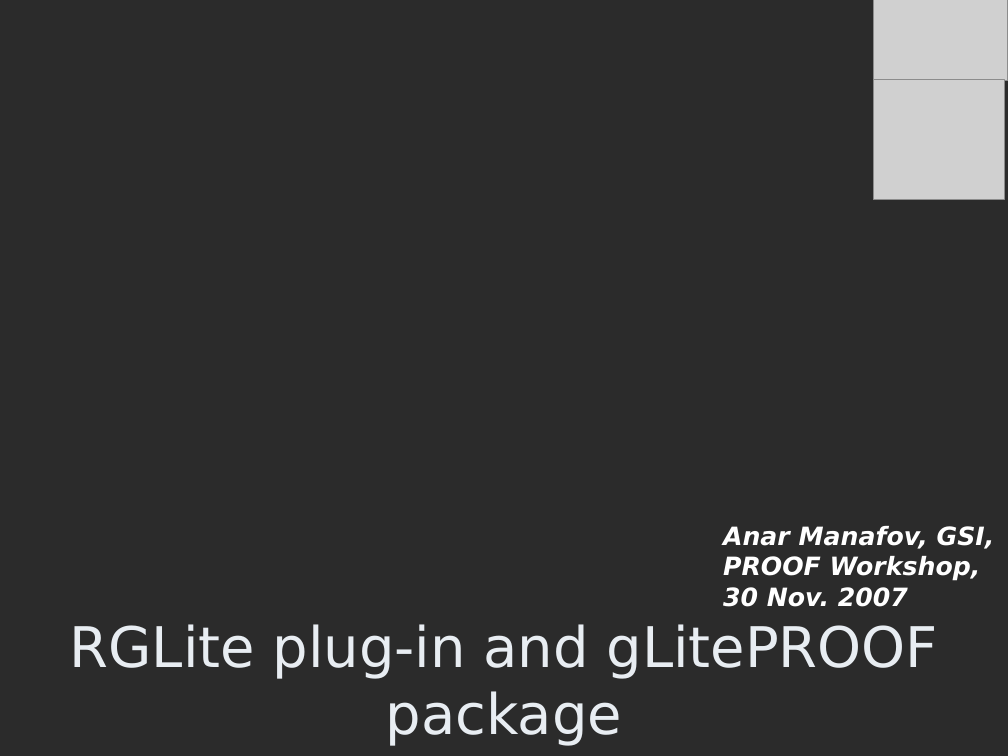
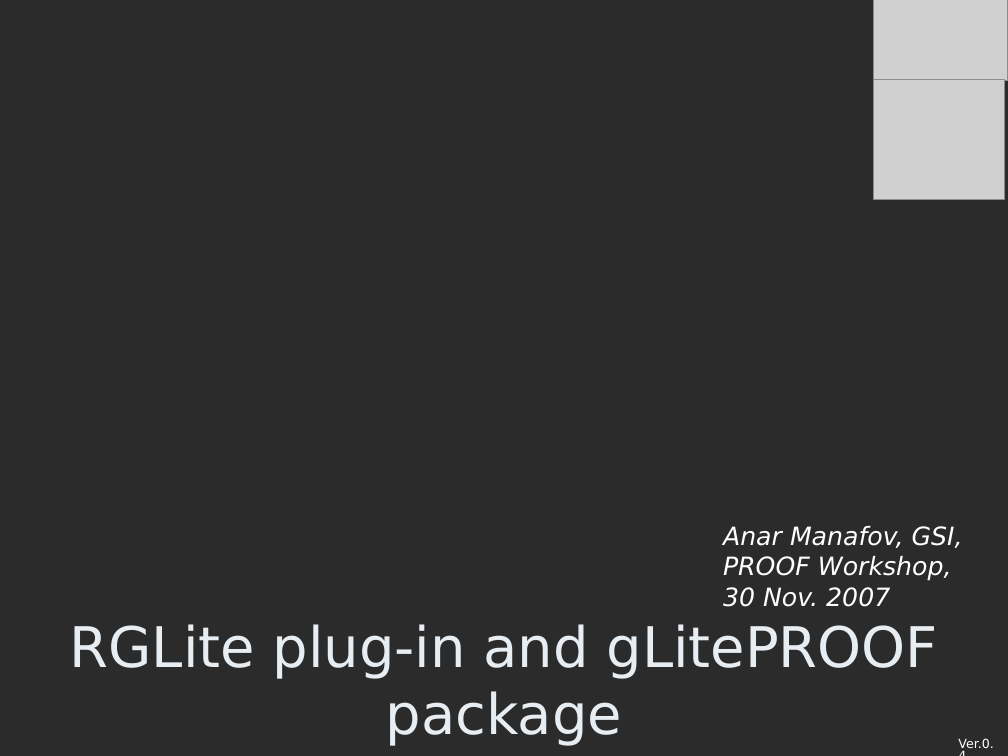
Before and after one commit to AnarManafov/PoDDocumentation, a slide deck: slide 1 of PROOF-Workshop/2007-Nov/PROOF-Workshop-2007-RGLite_gLitePROOF-GSI.ppt. Drawn at 1008x756 pixels with LibreOffice and Linux fonts; fonts in the diff are those of the drawing; grey boxes stand for pictures; background and template pictures are left out; a plain dark background stands for a picture behind light text. Boxes give left, top, right and bottom in pixels: in the first picture for what was removed or moved away, otherwise in the second. Text is boxed around its words. In the diff, an @@ line names an element or a change of style, - is before the commit and + after.

Commit message:
Documentation_modified: The PROOF-Workshop-2007 presentation has been updated to version 0.4(RC1)

```diff
--- a/PROOF-Workshop/2007-Nov/PROOF-Workshop-2007-RGLite_gLitePROOF-GSI.ppt
+++ b/PROOF-Workshop/2007-Nov/PROOF-Workshop-2007-RGLite_gLitePROOF-GSI.ppt
@@ subtitle "Anar Manafov, GSI," at (723,526,963,607): bold off @@
@@ text added at (958,738,993,752), 9 pt, text #FFFFFF @@
+Ver.0.4
```
Also in this commit, not shown: 8 other slides changed, 1 slide added, 2 slides removed.
